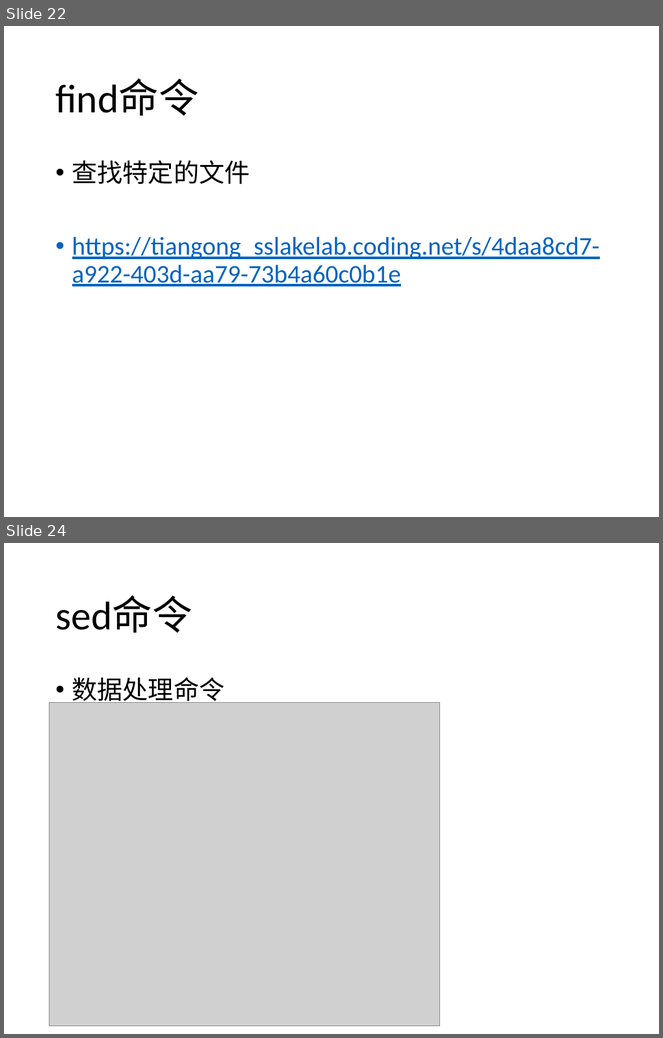
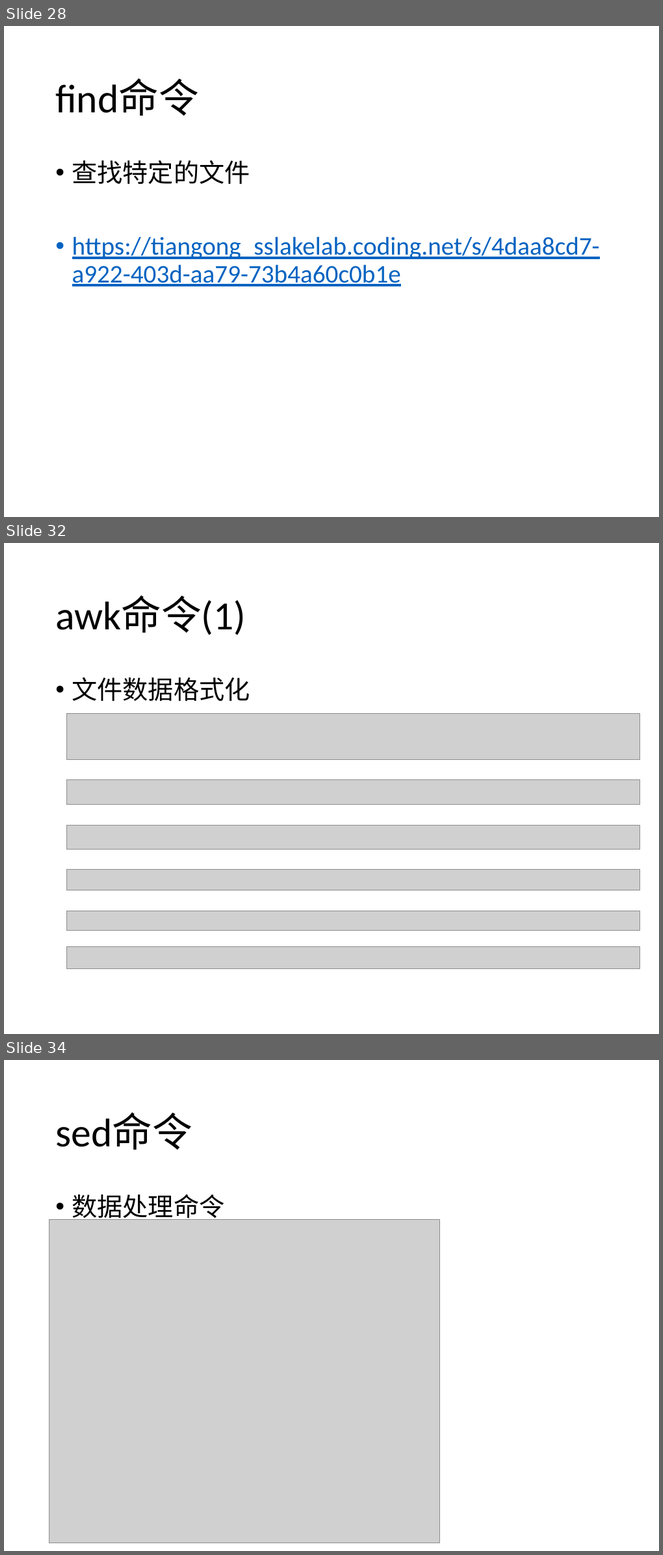
Before and after one commit to SSlakeLabTiangong/2019_workshop, a slide deck: 03_Linux101/Linux101.pptx. Shown one above the other, each under a label of ours: slides 22 and 24 before the commit, slides 28, 32 and 34 after it; the slides between them are not shown. The pictures are 663x1038 and 663x1555 pixels, drawn with LibreOffice and Linux fonts; fonts in the diff are those of the drawing; grey boxes stand for pictures. Boxes give left, top, right and bottom in pixels: in the first picture for what was removed or moved away, otherwise in the second. Text is boxed around its words. In the diff, an @@ line names an element or a change of style, - is before the commit and + after.

```diff
--- a/03_Linux101/Linux101.pptx
+++ b/03_Linux101/Linux101.pptx
@@ slide 32 added at box(4, 543, 659, 1034), background #FFFFFF @@
@@ title added at box(55, 596, 246, 635), 44 pt, text #000000 @@
+awk命令(1)
@@ text added at box(72, 678, 250, 702), 28 pt, text #000000 @@
+• 文件数据格式化
@@ picture added at box(67, 714, 640, 760) @@
@@ picture added at box(67, 780, 640, 804) @@
@@ picture added at box(67, 825, 640, 850) @@
@@ picture added at box(67, 870, 640, 890) @@
@@ picture added at box(67, 911, 640, 931) @@
@@ picture added at box(67, 947, 640, 969) @@
@@ what was slide 22 is now slide 28 @@
@@ what was slide 24 is now slide 34 @@
```
Also in this commit, not shown: 9 slides changed, 9 other slides added.
